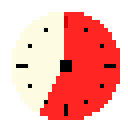
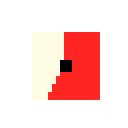
Layers edited between the first and the second 128×128 image:
removed layer "Layer 2" (was 85%) over bbox(40, 12, 120, 120)
painted on "Layer 4" over bbox(12, 12, 120, 120)
